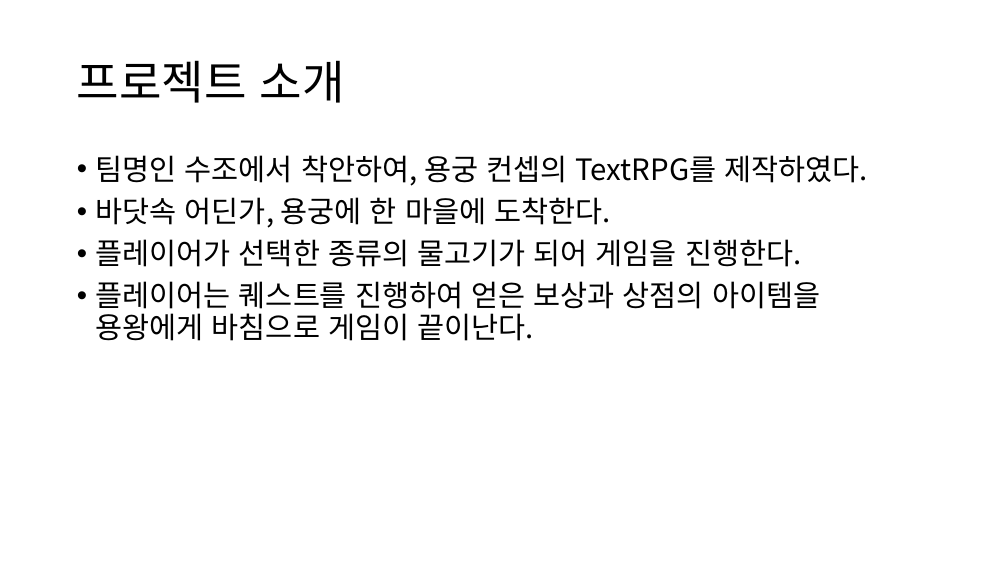
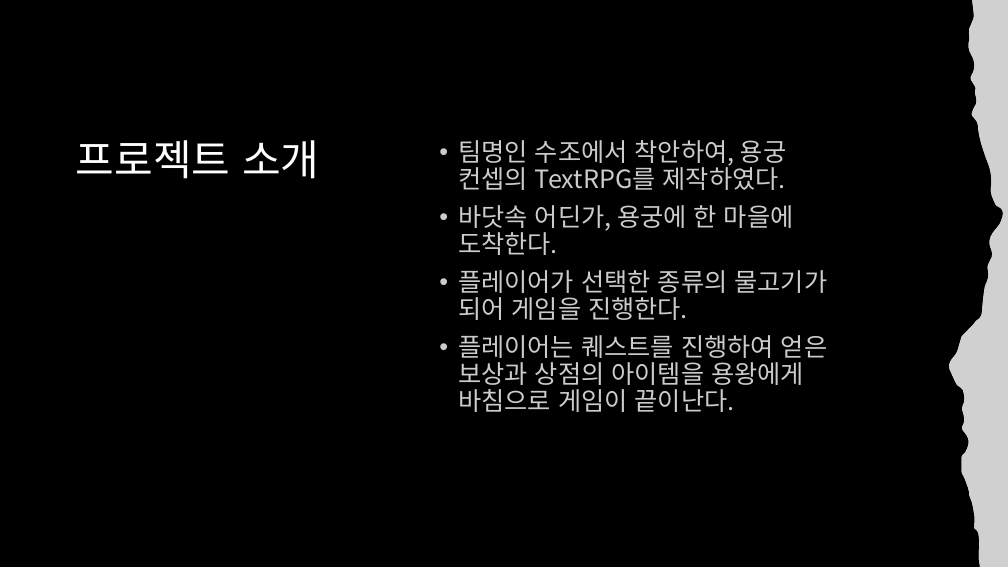
Before and after one commit to sh010207/TextRPG, a slide deck: slide 3 of 수조.pptx. Drawn at 1008x567 pixels with LibreOffice and Linux fonts; fonts in the diff are those of the drawing; grey boxes stand for pictures. Boxes give left, top, right and bottom in pixels: in the first picture for what was removed or moved away, otherwise in the second. Text is boxed around its words. In the diff, an @@ line names an element or a change of style, - is before the commit and + after.

```diff
--- a/수조.pptx
+++ b/수조.pptx
@@ background #FFFFFF to #000000 @@
@@ freeform shape added at <box>949,0,1008,567</box>, fill #FFFFFF @@
@@ picture added at <box>949,0,1008,567</box> @@
@@ title "프로젝트 소개": place and size @@
-title "프로젝트 소개" at <box>77,60,345,103</box>
+title "프로젝트 소개" at <box>76,140,319,179</box>
@@ title "프로젝트 소개" at <box>76,140,319,179</box>: size 44 to 40 pt, text colour #000000 to #FFFFFF; vertical alignment middle to top @@
@@ text "팀명인 수조에서 착안하여, 용궁 컨셉의 ...": place and size @@
-text "팀명인 수조에서 착안하여, 용궁 컨셉의 ..." at <box>96,155,867,341</box>
+text "팀명인 수조에서 착안하여, 용궁 컨셉의 ..." at <box>458,140,827,412</box>
@@ text "팀명인 수조에서 착안하여, 용궁 컨셉의 ..." at <box>458,140,827,412</box>: size 28 to 24 pt, text colour #000000 to #FFFFFF at 80% opacity @@
```
Also in this commit, not shown: 20 other slides changed, 1 slide added, 2 slides removed.
